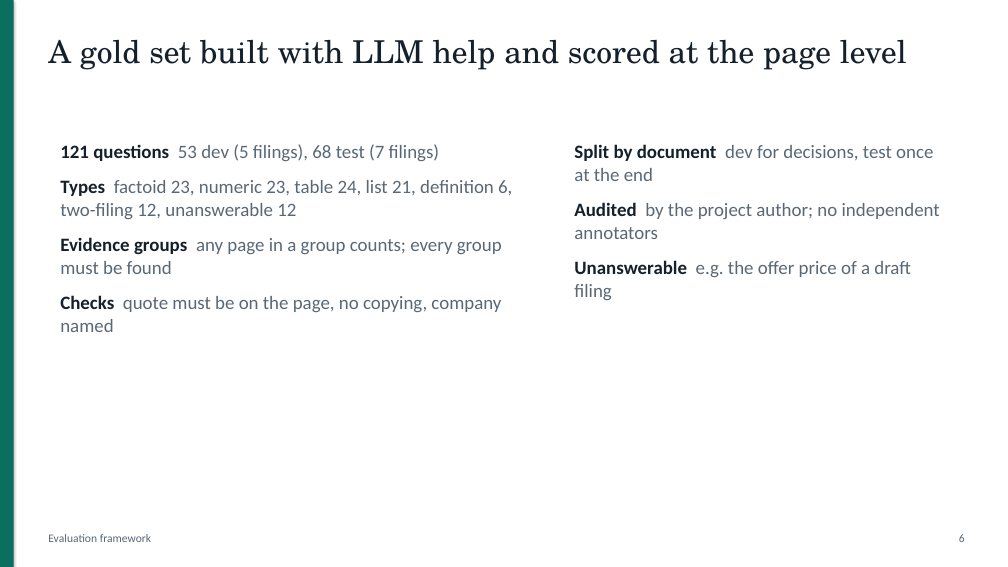
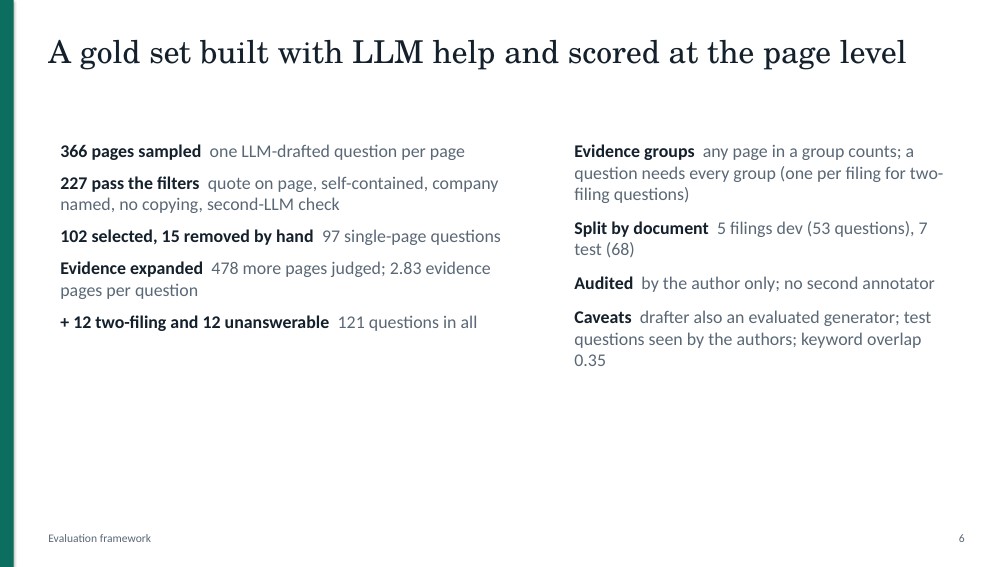
Before and after one commit to DarkkReaper007/RAG-for-financial-analysis, a slide deck: slide 6 of paper/slides.pptx. Drawn at 1008x567 pixels with LibreOffice and Linux fonts; fonts in the diff are those of the drawing. Boxes give left, top, right and bottom in pixels: in the first picture for what was removed or moved away, otherwise in the second. Text is boxed around its words. In the diff, an @@ line names an element or a change of style, - is before the commit and + after.

```diff
--- a/paper/slides.pptx
+++ b/paper/slides.pptx
@@ text at [60,144,501,331]: text changed; size 18 to 17 pt @@
-121 questions 53 dev (5 filings), 68 test (7 filings)
-Types factoid 23, numeric 23, table 24, list 21, definition 6, two-filing 12, unanswerable 12
-Evidence groups any page in a group counts; every group must be found
-Checks quote must be on the page, no copying, company named
+366 pages sampled one LLM-drafted question per page
+227 pass the filters quote on page, self-contained, company named, no copying, second-LLM check
+102 selected, 15 removed by hand 97 single-page questions
+Evidence expanded 478 more pages judged; 2.83 evidence pages per question
++ 12 two-filing and 12 unanswerable 121 questions in all
@@ text at [574,144,943,366]: text changed; size 18 to 17 pt @@
-Split by document dev for decisions, test once at the end
-Audited by the project author; no independent annotators
-Unanswerable e.g. the offer price of a draft filing
+Evidence groups any page in a group counts; a question needs every group (one per filing for two-filing questions)
+Split by document 5 filings dev (53 questions), 7 test (68)
+Audited by the author only; no second annotator
+Caveats drafter also an evaluated generator; test questions seen by the authors; keyword overlap 0.35
```
Also in this commit, not shown: 7 other slides changed, 1 slide removed, 14 other files.
